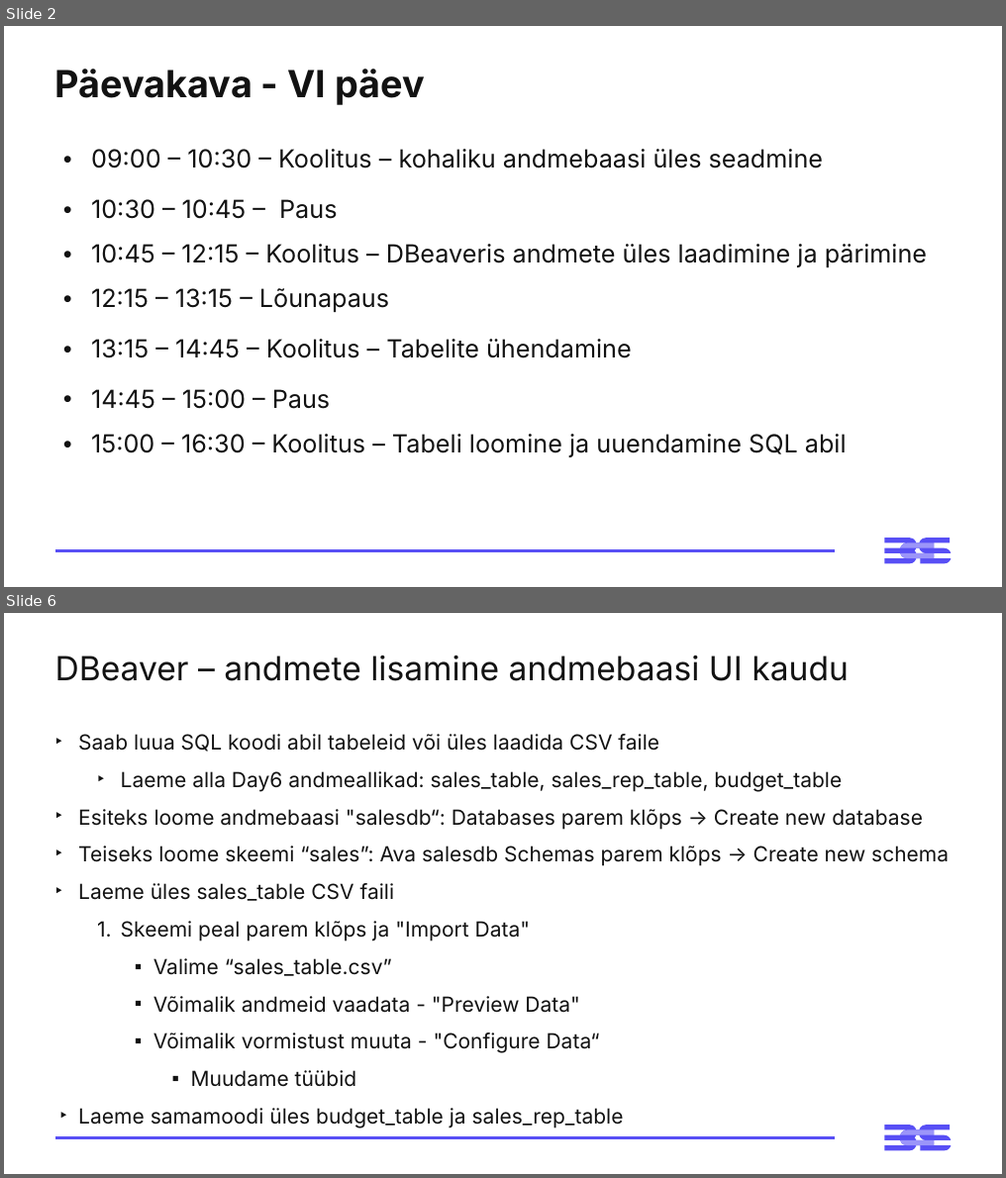
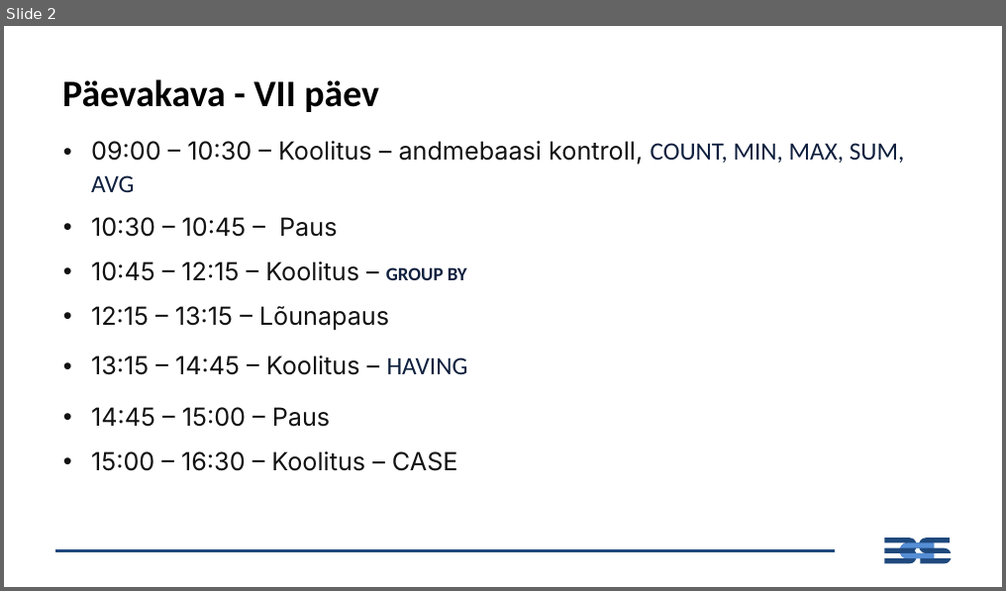
Before and after one commit to emilieabel/andmetarkus, a slide deck: Materjalid/Day7 SQL/7-paev-andmetarkus-esitlus.pptx. Shown one above the other, each under a label of ours: slides 2 and 6 before the commit, slide 2 after it; the slides between them are not shown. The pictures are 1006x1178 and 1006x591 pixels, drawn with LibreOffice and Linux fonts; fonts in the diff are those of the drawing. Boxes give left, top, right and bottom in pixels: in the first picture for what was removed or moved away, otherwise in the second. Text is boxed around its words. In the diff, an @@ line names an element or a change of style, - is before the commit and + after.

```diff
--- a/Materjalid/Day7 SQL/7-paev-andmetarkus-esitlus.pptx
+++ b/Materjalid/Day7 SQL/7-paev-andmetarkus-esitlus.pptx
@@ slide 6 removed at <box>4,613,1002,1174</box>, background #FFFFFF; not listed: 3 template elements that a slide beside it also shows @@
@@ title removed at <box>55,655,848,681</box> @@
-DBeaver – andmete lisamine andmebaasi UI kaudu
@@ text removed at <box>78,734,948,1129</box> @@
-‣ Saab luua SQL koodi abil tabeleid või üles laadida CSV faile
-  ‣ Laeme alla Day6 andmeallikad: sales_table, sales_rep_table, budget_table
-‣ Esiteks loome andmebaasi "salesdb“: Databases parem klõps → Create new database
-‣ Teiseks loome skeemi “sales”: Ava salesdb Schemas parem klõps → Create new schema
-‣ Laeme üles sales_table CSV faili
-  1. Skeemi peal parem klõps ja "Import Data"
-    ▪ Valime “sales_table.csv”
-    ▪ Võimalik andmeid vaadata - "Preview Data"
-    ▪ Võimalik vormistust muuta - "Configure Data“
-      ▪ Muudame tüübid
-‣ Laeme samamoodi üles budget_table ja sales_rep_table
@@ slide 2 changed as well @@
@@ title at <box>62,79,379,112</box>: text changed; font Inter to Calibri; text colour #121212 to #000000 @@
-Päevakava - VI päev
+Päevakava - VII päev
@@ table at <box>54,130,951,475</box> @@
-row 1, column 1: 09:00 – 10:30 – Koolitus – kohaliku andmebaasi üles seadmine
+row 1, column 1: 09:00 – 10:30 – Koolitus – andmebaasi kontroll, COUNT, MIN, MAX, SUM, AVG
-row 3, column 1: 10:45 – 12:15 – Koolitus – DBeaveris andmete üles laadimine ja pärimine
+row 3, column 1: 10:45 – 12:15 – Koolitus – GROUP BY
-row 5, column 1: 13:15 – 14:45 – Koolitus – Tabelite ühendamine
+row 5, column 1: 13:15 – 14:45 – Koolitus – HAVING
-row 7, column 1: 15:00 – 16:30 – Koolitus – Tabeli loomine ja uuendamine SQL abil
+row 7, column 1: 15:00 – 16:30 – Koolitus – CASE
@@ line (54, 552) - (835, 552): stroke #584FF5 3 pt to #1F497D 3 pt @@
@@ freeform shape at <box>885,538,951,565</box>: fill #584FF5 to #1F497D @@
@@ freeform shape at <box>901,544,935,559</box>: fill #9B95F9 to #558ED5 @@
```
Also in this commit, not shown: 36 slides added, 13 other slides removed, 59 other files.
